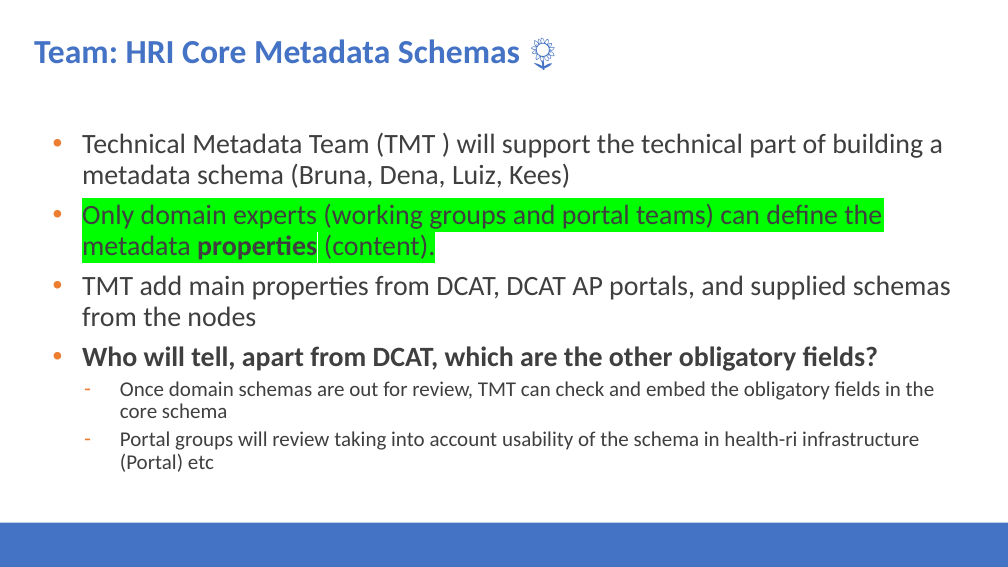
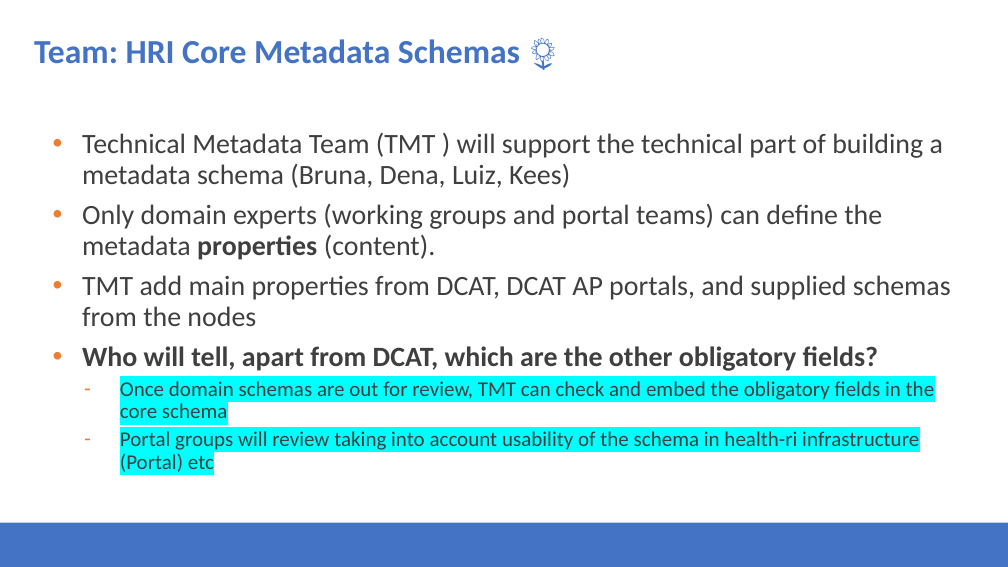
Before and after one commit to Health-RI/health-ri-metadata, a slide deck: slide 22 of Presentations/31082023HRI_Metadata_Schema_ImagingGroup_KickOff.pptx. Drawn at 1008x567 pixels with LibreOffice and Linux fonts; fonts in the diff are those of the drawing; background and template pictures are left out. Boxes give left, top, right and bottom in pixels: in the first picture for what was removed or moved away, otherwise in the second. Text is boxed around its words. In the diff, an @@ line names an element or a change of style, - is before the commit and + after.

```diff
--- a/Presentations/31082023HRI_Metadata_Schema_ImagingGroup_KickOff.pptx
+++ b/Presentations/31082023HRI_Metadata_Schema_ImagingGroup_KickOff.pptx
@@ text at (82, 204, 935, 472): highlight #00FF00 to none in "Only domain experts (working groups and portal ..."; highlight none to #00FFFF in "Once domain schemas are out for review, ...", "Portal groups will review taking into account ..." @@
```
Also in this commit, not shown: 13 other slides changed, 3 slides added, 5 slides removed.
